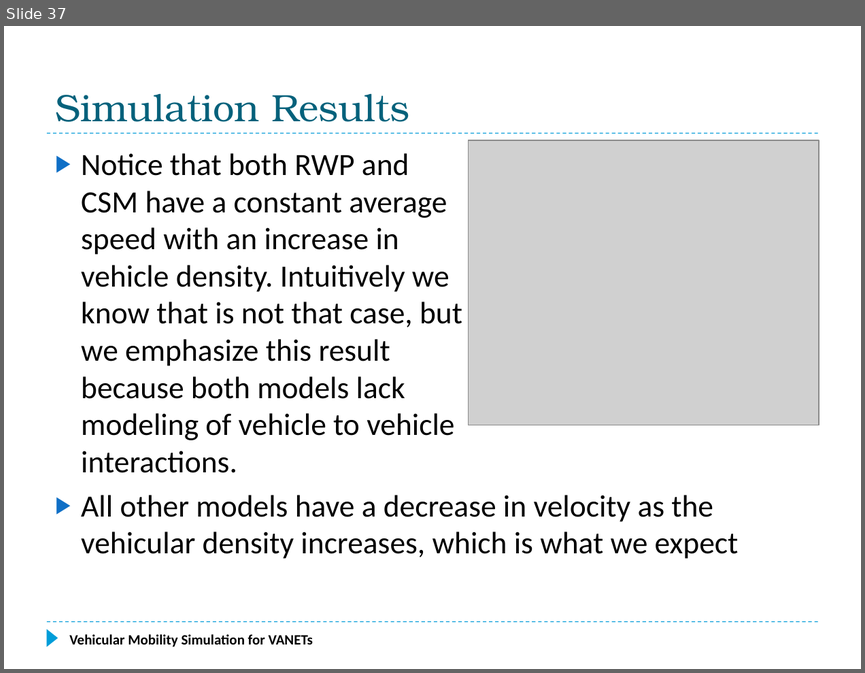
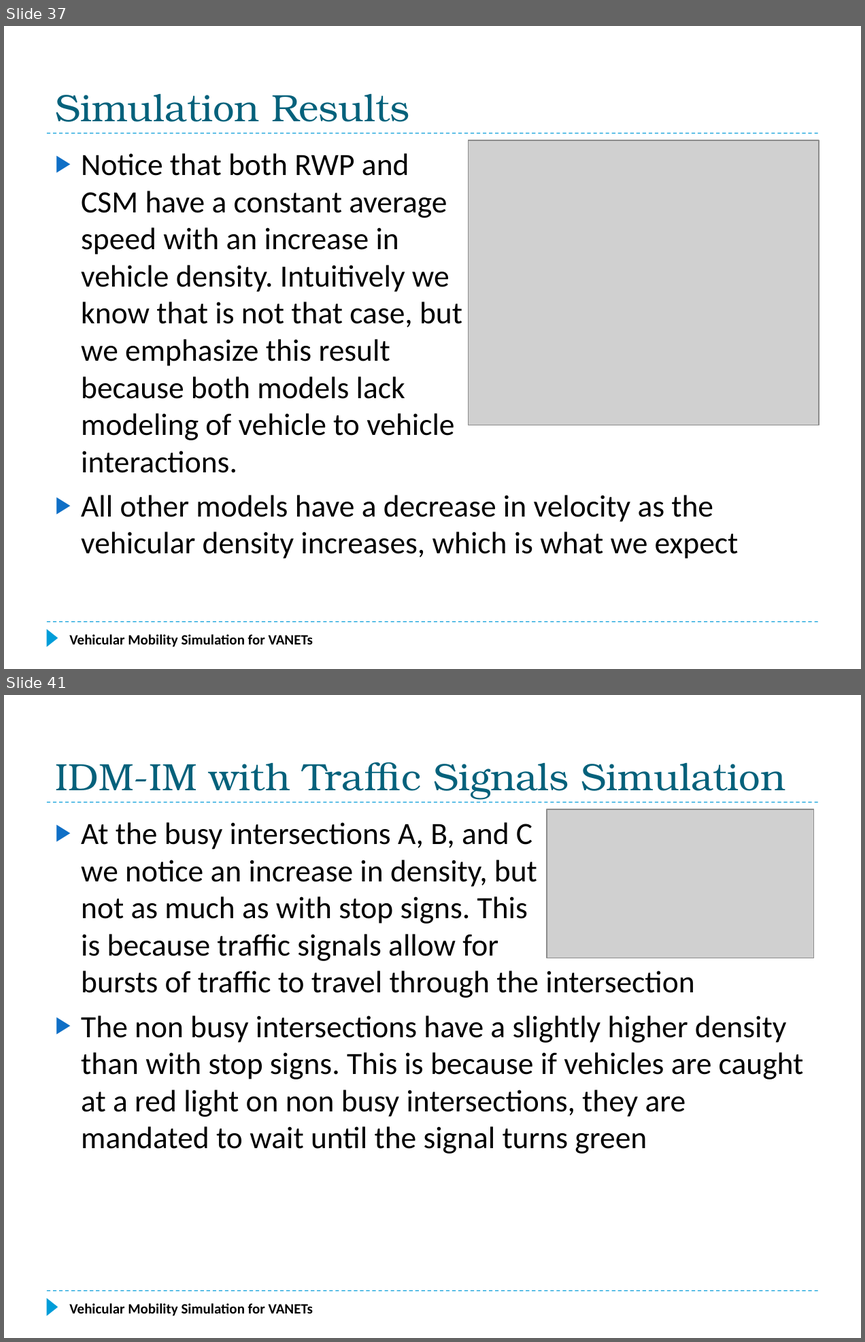
Before and after one commit to f33losopher/EEMaster_VANET, a slide deck: VANET_Felix.pptx. Shown one above the other, each under a label of ours: slide 37 before the commit, slides 37 and 41 after it; the slides between them are not shown. The pictures are 865x673 and 865x1342 pixels, drawn with LibreOffice and Linux fonts; fonts in the diff are those of the drawing; grey boxes stand for pictures. Boxes give left, top, right and bottom in pixels: in the first picture for what was removed or moved away, otherwise in the second. Text is boxed around its words. In the diff, an @@ line names an element or a change of style, - is before the commit and + after.

Commit message:
Finished the Simulation on PPT

```diff
--- a/VANET_Felix.pptx
+++ b/VANET_Felix.pptx
@@ slide 41 added at <box>4,695,861,1338</box>, background #FFFFFF; not listed: 3 template elements that a slide beside it also shows @@
@@ title added at <box>55,762,785,799</box>, 32 pt, text #04617B @@
+IDM-IM with Traffic Signals Simulation
@@ picture added at <box>547,809,814,958</box> @@
@@ text added at <box>81,822,804,1153</box>, 26 pt, text #000000 @@
+▶ At the busy intersections A, B, and C
+  we notice an increase in density, but
+  not as much as with stop signs. This
+  is because traffic signals allow for
+  bursts of traffic to travel through the intersection
+▶ The non busy intersections have a slightly higher density than with stop signs. This is because if vehicles are caught at a red light on non busy intersections, they are mandated to wait until the signal turns green
@@ text added at <box>69,1303,313,1316</box>, 12 pt, text #000000, bold @@
+Vehicular Mobility Simulation for VANETs
```
Also in this commit, not shown: 1 slide changed, 5 other slides added, 1 other file.
